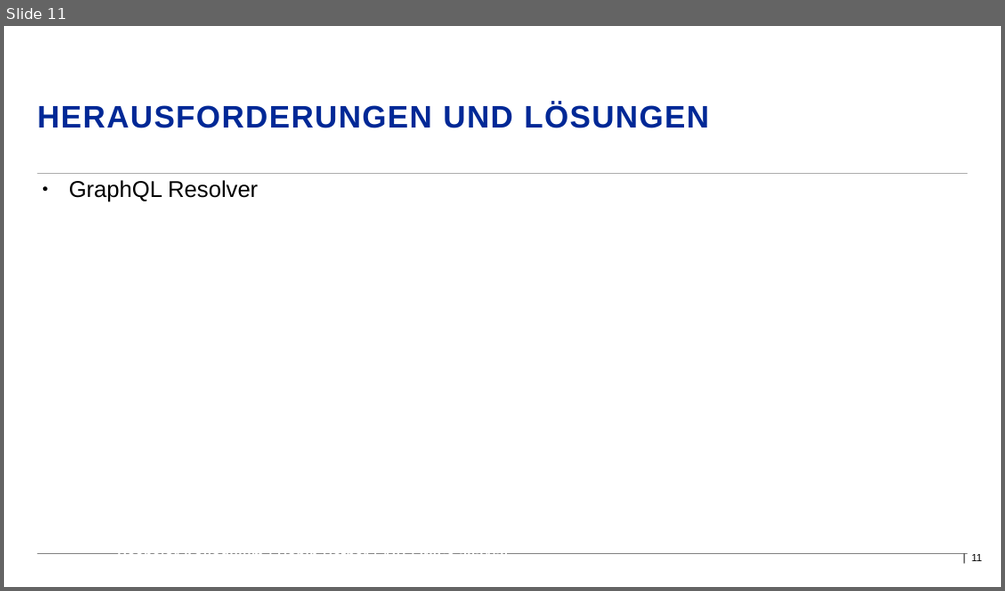
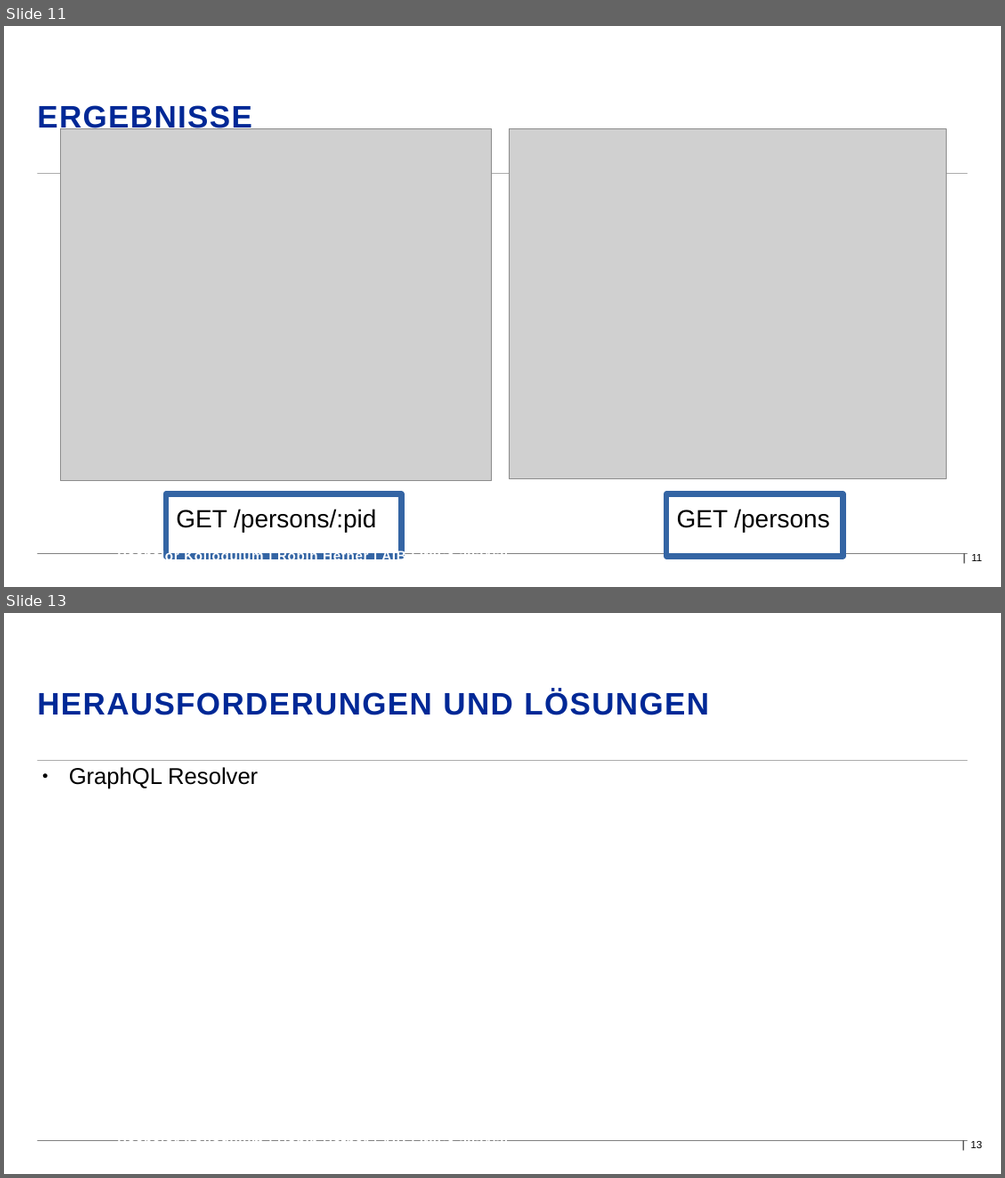
Before and after one commit to D4rkm4n215/Bachelorthesis, a slide deck: Thesis/Kolloquium/Präsentation_Hefner_Robin_206488.odp. Shown one above the other, each under a label of ours: slide 11 before the commit, slides 11 and 13 after it; the slides between them are not shown. The pictures are 1005x591 and 1005x1178 pixels, drawn with LibreOffice and Linux fonts; fonts in the diff are those of the drawing; grey boxes stand for pictures; background and template pictures are left out. Boxes give left, top, right and bottom in pixels: in the first picture for what was removed or moved away, otherwise in the second. Text is boxed around its words. In the diff, an @@ line names an element or a change of style, - is before the commit and + after.

```diff
--- a/Thesis/Kolloquium/Präsentation_Hefner_Robin_206488.odp
+++ b/Thesis/Kolloquium/Präsentation_Hefner_Robin_206488.odp
@@ slide 11 added at <box>4,26,1001,587</box>, background #FFFFFF; not listed: 2 template elements that a slide beside it also shows @@
@@ title added at <box>37,105,252,133</box>, 30 pt, text #002896, bold @@
+ERGEBNISSE
@@ picture added at <box>60,129,492,481</box> @@
@@ picture added at <box>509,129,947,478</box> @@
@@ rectangle added at <box>166,494,402,556</box>, fill #FFFFFF, outline #3465A4 5.67 pt, 24 pt, text #000000 @@
+GET /persons/:pid
@@ rectangle added at <box>666,494,843,556</box>, fill #FFFFFF, outline #3465A4 5.67 pt, 24 pt, text #000000 @@
+GET /persons
@@ text added at <box>117,549,512,559</box>, 13 pt, text #FFFFFF, bold @@
+Bachelor Kolloquium | Robin Hefner | AIB | WiSe 2024/25
@@ page number added at <box>971,554,982,561</box>, 10 pt, text #000000 @@
+| 11
@@ what was slide 11 is now slide 13 @@
@@ page number at <box>971,1141,982,1148</box>: text changed @@
-| 11
+| 13
```
Also in this commit, not shown: 3 slides changed, 1 other slide added, 6 other files.
